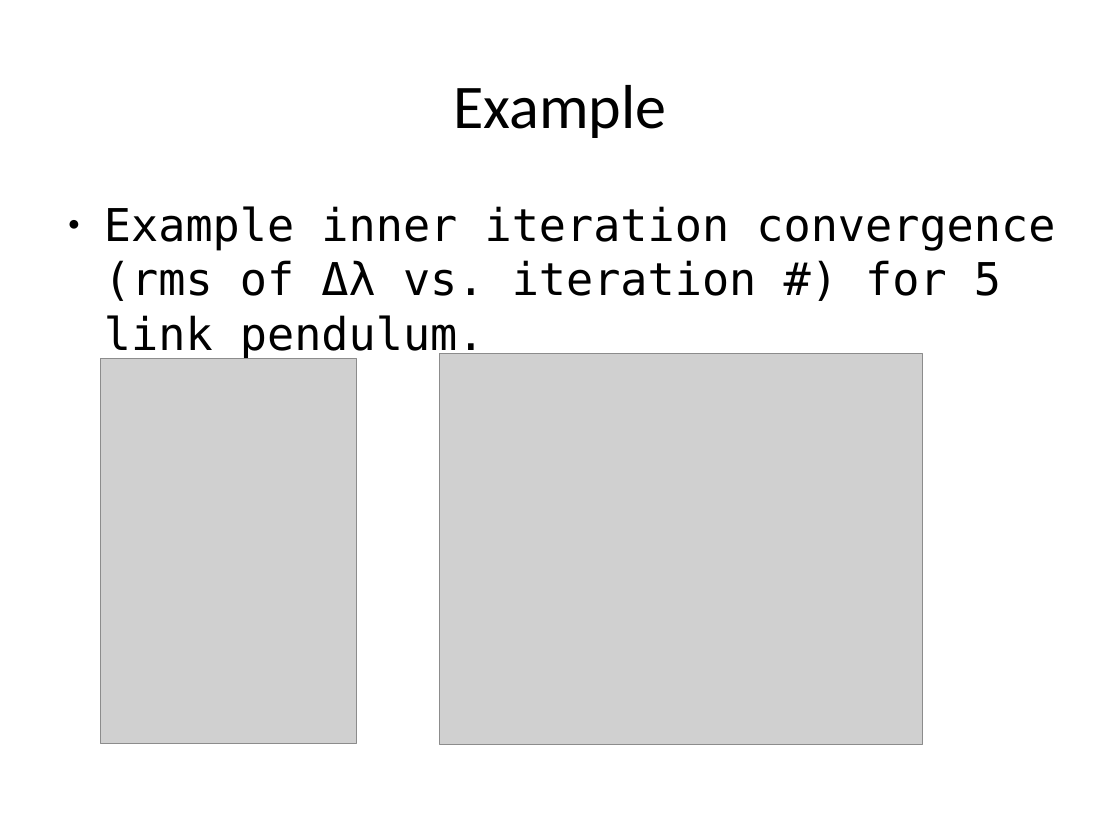
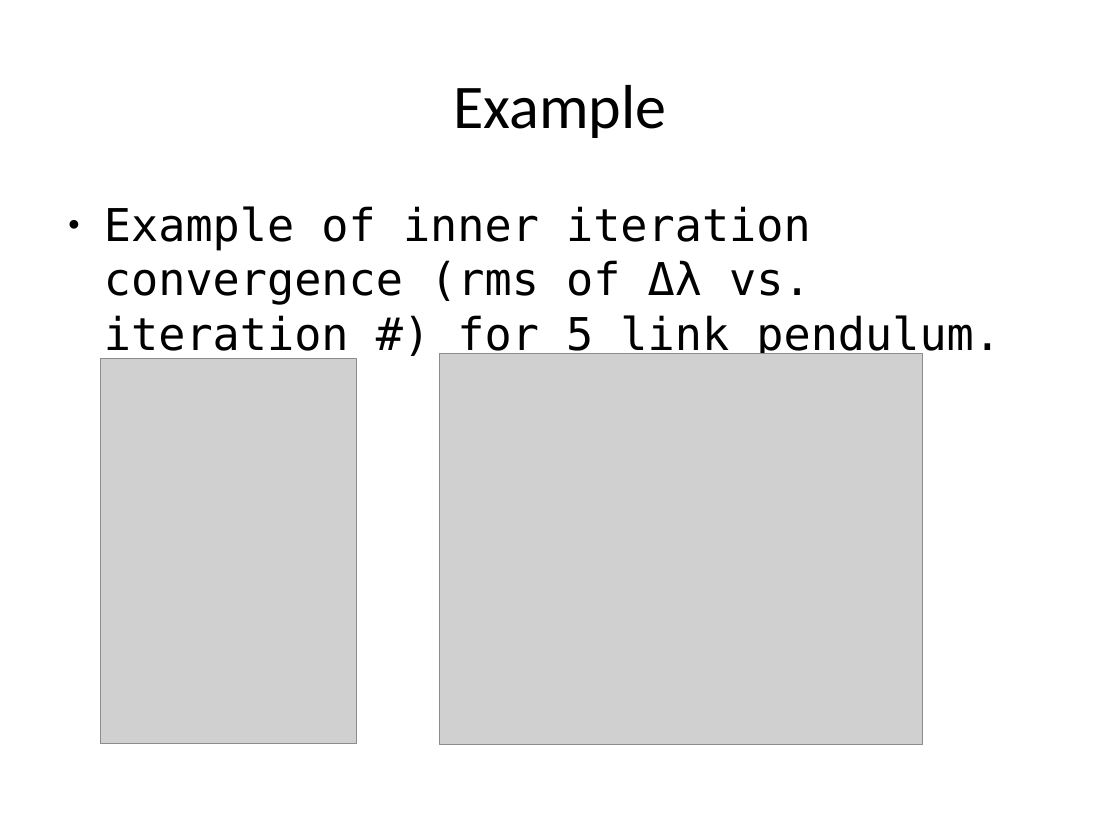
Before and after one commit to PR2/pr2_docs, a slide deck: slide 15 of pr2_training_workshop/simulation/simulation_training_workshop_rev1.odp. Drawn at 1120x840 pixels with LibreOffice and Linux fonts; fonts in the diff are those of the drawing; grey boxes stand for pictures; background and template pictures are left out. Boxes give left, top, right and bottom in pixels: in the first picture for what was removed or moved away, otherwise in the second. Text is boxed around its words. In the diff, an @@ line names an element or a change of style, - is before the commit and + after.

```diff
--- a/pr2_training_workshop/simulation/simulation_training_workshop_rev1.odp
+++ b/pr2_training_workshop/simulation/simulation_training_workshop_rev1.odp
@@ text at bbox=[104, 206, 1001, 360]: text changed @@
-● Example inner iteration convergence (rms of Δλ vs. iteration #) for 5 link pendulum.
+● Example of inner iteration convergence (rms of Δλ vs. iteration #) for 5 link pendulum.
```
Also in this commit, not shown: 13 other slides changed, 10 slides added, 4 slides removed.
